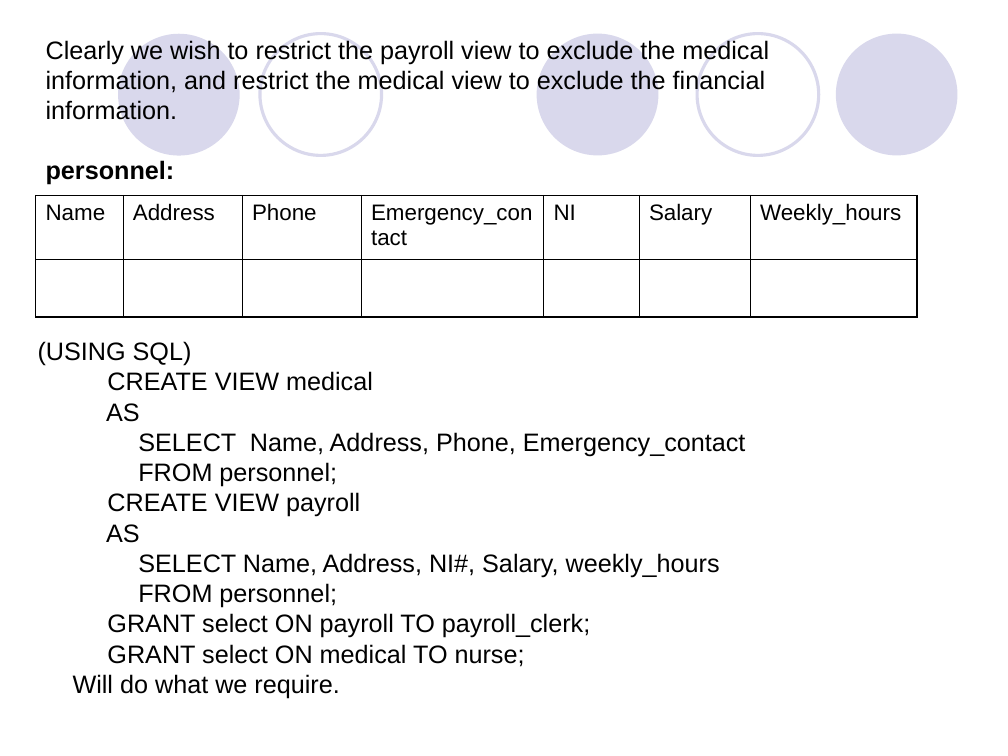
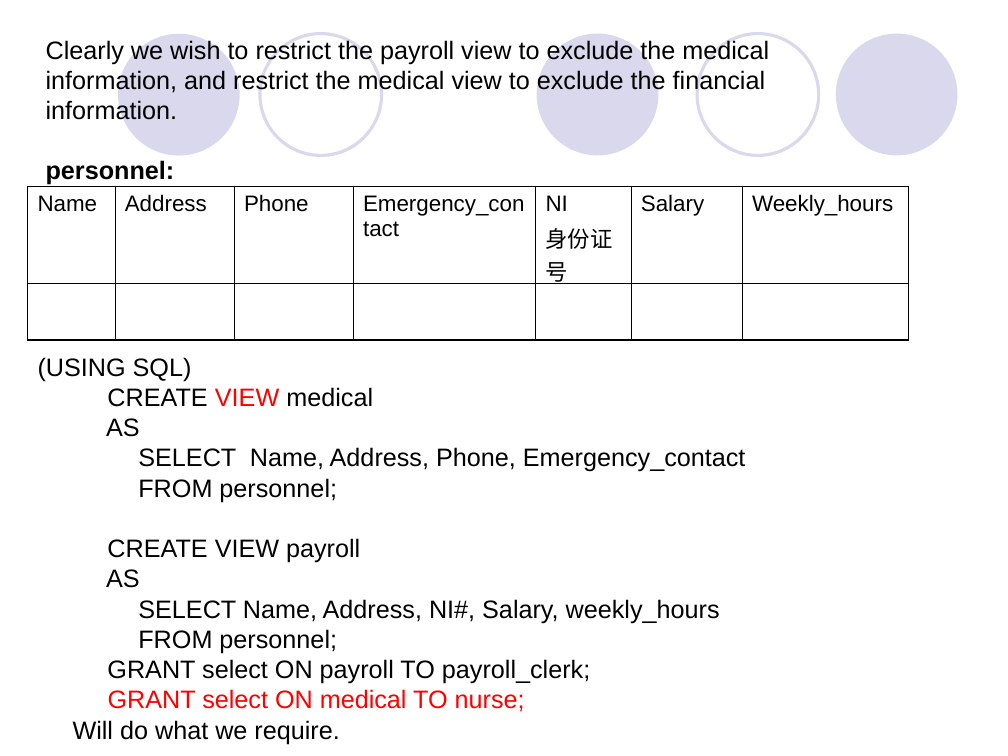
Before and after one commit to WenjunLi2004/SZU-Course, a slide deck: slide 7 of 大三上/数据库系统/PPT/10-Datamanagment.ppt. Drawn at 1008x756 pixels with LibreOffice and Linux fonts; fonts in the diff are those of the drawing. Boxes give left, top, right and bottom in pixels: in the first picture for what was removed or moved away, otherwise in the second. Text is boxed around its words. In the diff, an @@ line names an element or a change of style, - is before the commit and + after.

```diff
--- a/大三上/数据库系统/PPT/10-Datamanagment.ppt
+++ b/大三上/数据库系统/PPT/10-Datamanagment.ppt
@@ table at bbox=[27, 186, 908, 627] @@
-row 1, column 5: NI
+row 1, column 5: NI / 身份证号
@@ table: place and size @@
-table at bbox=[35, 196, 916, 582]
+table at bbox=[27, 186, 908, 627]
@@ text "(USING SQL)": place and size @@
-text "(USING SQL)" at bbox=[38, 341, 746, 699]
+text "(USING SQL)" at bbox=[38, 357, 746, 744]
@@ text at bbox=[107, 387, 525, 712]: text colour #000000 to #FF0000 in "VIEW", "GRANT select ON medical TO nurse;" @@
```
Also in this commit, not shown: 7 other slides changed, 30 other files.
